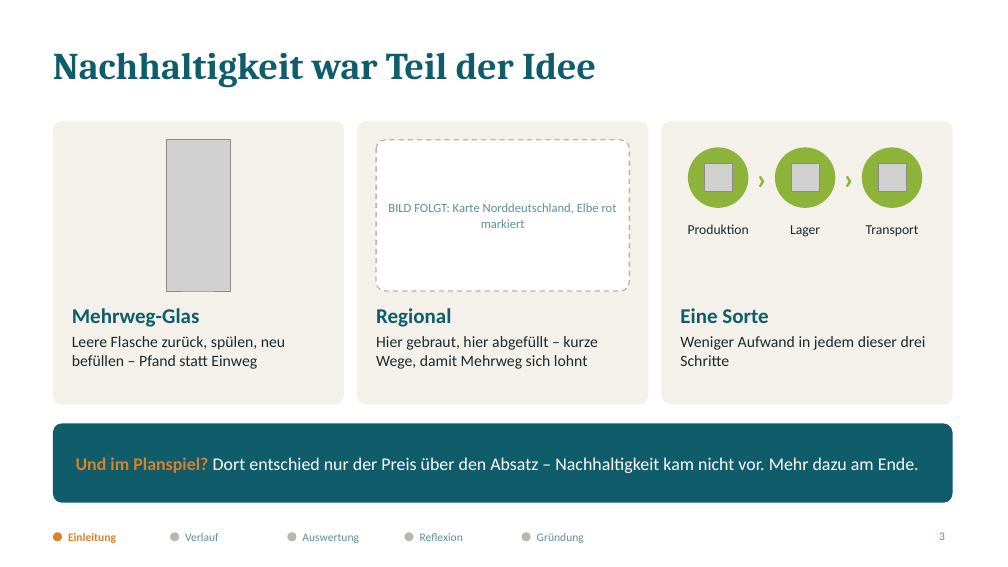
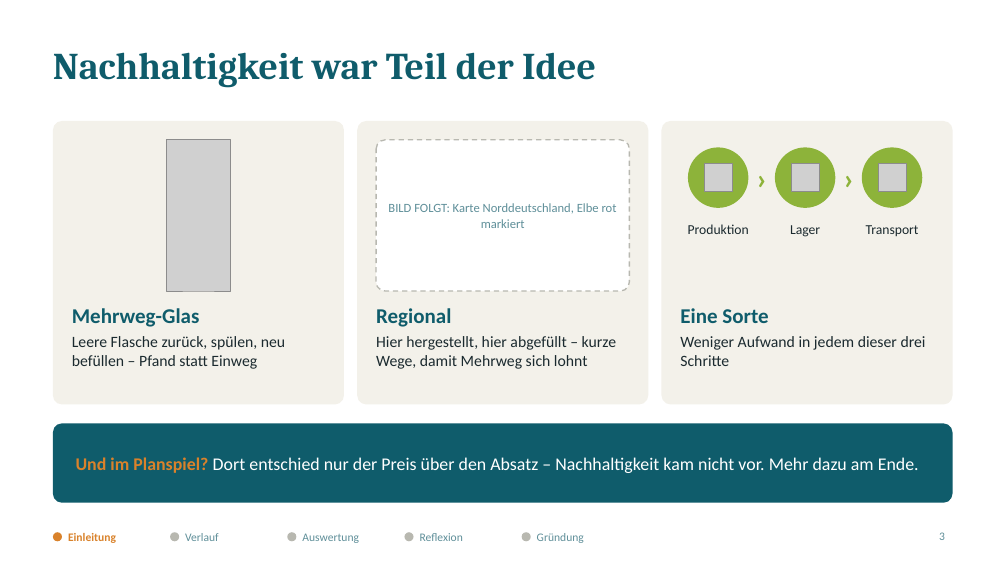
Before and after one commit to jofy0002/claude-workspace, a slide deck: slide 3 of endpraesentation/Elbharz_Endpraesentation.pptx. Drawn at 1008x567 pixels with LibreOffice and Linux fonts; fonts in the diff are those of the drawing; grey boxes stand for pictures. Boxes give left, top, right and bottom in pixels: in the first picture for what was removed or moved away, otherwise in the second. Text is boxed around its words. In the diff, an @@ line names an element or a change of style, - is before the commit and + after.

```diff
--- a/endpraesentation/Elbharz_Endpraesentation.pptx
+++ b/endpraesentation/Elbharz_Endpraesentation.pptx
@@ text at [376, 336, 616, 369]: text changed @@
-Hier gebraut, hier abgefüllt – kurze Wege, damit Mehrweg sich lohnt
+Hier hergestellt, hier abgefüllt – kurze Wege, damit Mehrweg sich lohnt
```
Also in this commit, not shown: 8 other slides changed, 4 other files.
